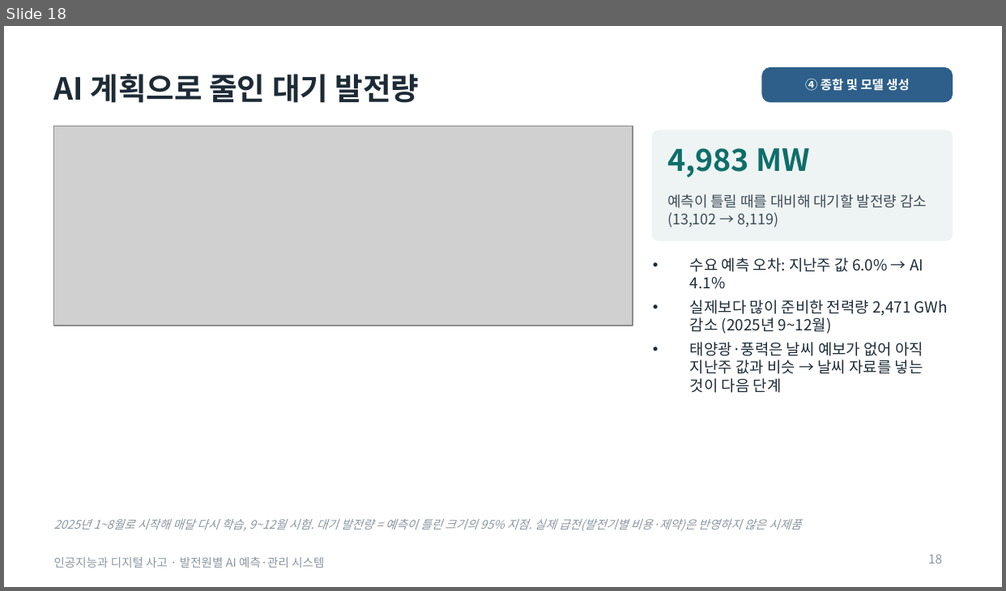
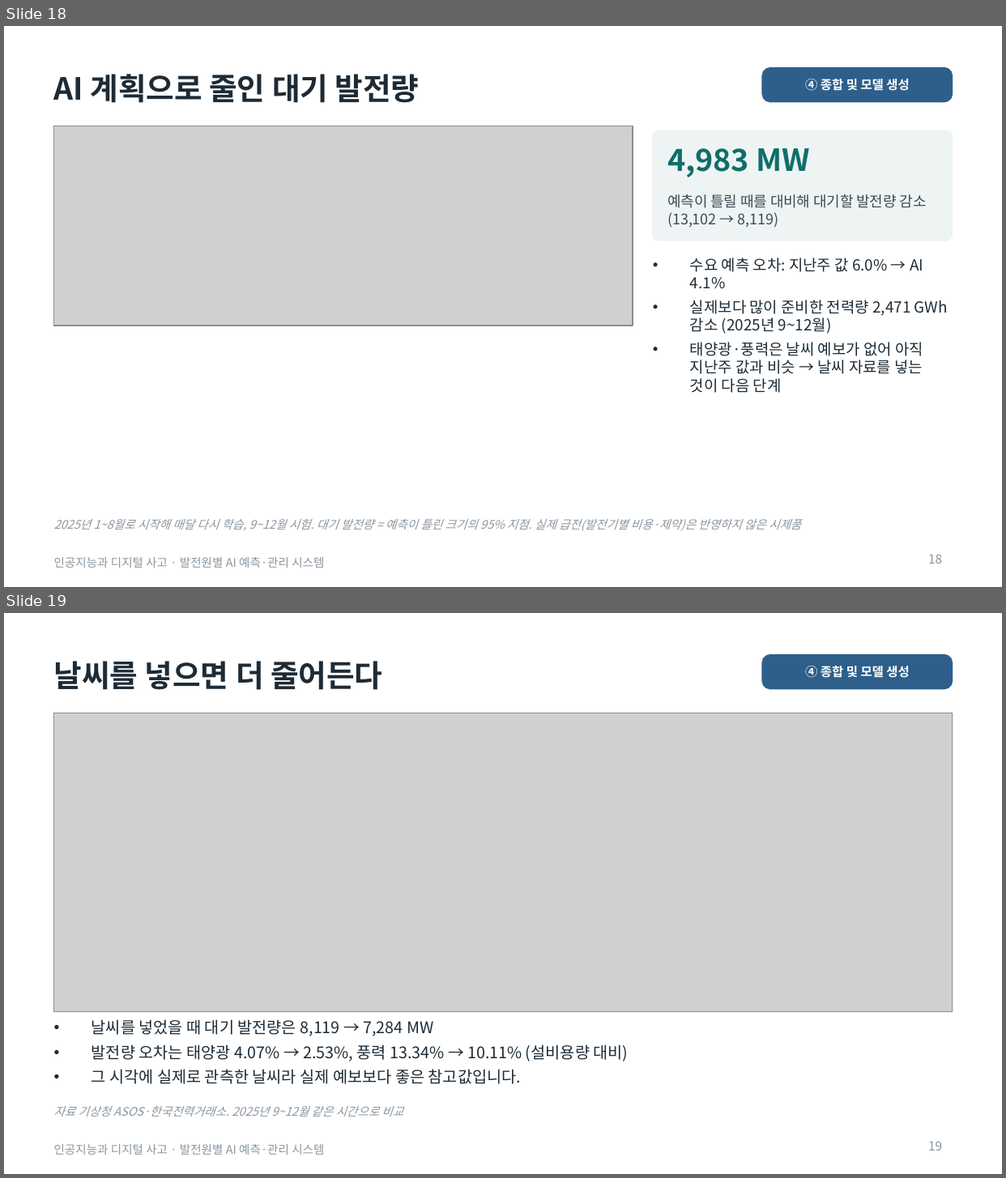
Before and after one commit to junseok7-cpu/hello, a slide deck: energy/report/발표자료_최종.pptx. Shown one above the other, each under a label of ours: slide 18 before the commit, slides 18 and 19 after it. The pictures are 1006x591 and 1006x1178 pixels, drawn with LibreOffice and Linux fonts; fonts in the diff are those of the drawing; grey boxes stand for pictures. Boxes give left, top, right and bottom in pixels: in the first picture for what was removed or moved away, otherwise in the second. Text is boxed around its words. In the diff, an @@ line names an element or a change of style, - is before the commit and + after.

```diff
--- a/energy/report/발표자료_최종.pptx
+++ b/energy/report/발표자료_최종.pptx
@@ slide 19 added at (x1=4, y1=613, x2=1002, y2=1174), background #FFFFFF; not listed: 1 template element that a slide beside it also shows @@
@@ title added at (x1=54, y1=661, x2=382, y2=690), 22 pt, text #1D2B36, bold @@
+날씨를 넣으면 더 줄어든다
@@ rounded rectangle added at (x1=762, y1=655, x2=952, y2=689), fill #2D5F8A, outline #2D5F8A 1 pt @@
@@ text added at (x1=805, y1=666, x2=909, y2=678), 9 pt, text #FFFFFF, bold @@
+④ 종합 및 모델 생성
@@ picture added at (x1=54, y1=713, x2=952, y2=1012) @@
@@ text added at (x1=91, y1=1020, x2=629, y2=1084), 11.5 pt, text #1D2B36 @@
+• 날씨를 넣었을 때 대기 발전량은 8,119 → 7,284 MW
+• 발전량 오차는 태양광 4.07% → 2.53%, 풍력 13.34% → 10.11% (설비용량 대비)
+• 그 시각에 실제로 관측한 날씨라 실제 예보보다 좋은 참고값입니다.
@@ text added at (x1=54, y1=1106, x2=403, y2=1117), 8.5 pt, text #8A96A0, italic @@
+자료 기상청 ASOS·한국전력거래소. 2025년 9~12월 같은 시간으로 비교
@@ page number added at (x1=928, y1=1141, x2=942, y2=1151), 9 pt, text #8A96A0 @@
+19
```
Also in this commit, not shown: 8 other files.
